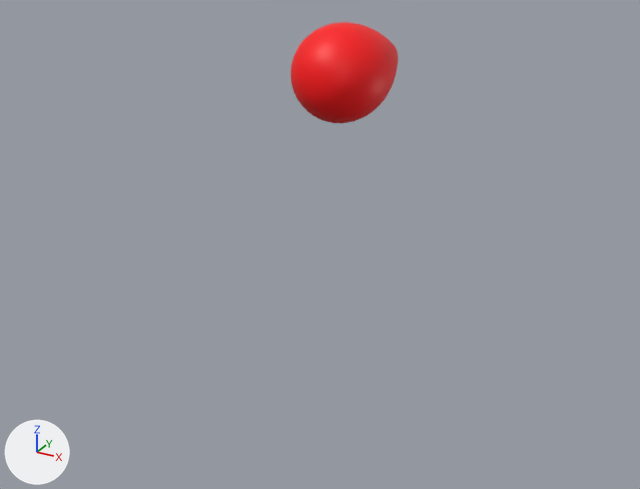
An edit to the Blender file Assets/Blender Files/Blend Files/Blood Drop.blend, drawn before and after from the same camera.
Rendered twice from a camera (50 mm lens) standing at (8.48, -16.63, 4.17) and looking at (-0.16, -0.93, -3.68). Arrows for +X, +Y and +Z are at lower left; the lights stay in place.

In view in the first picture: 'Blood Drop Mesh'.
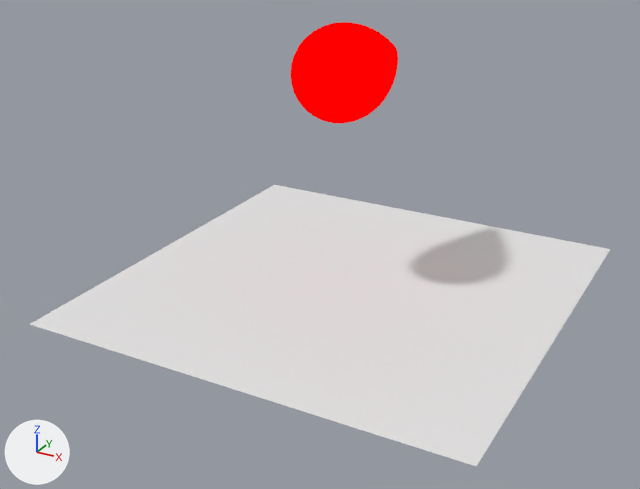
Where the change shows, as pixel boxes (x1, y1, x2, y2) in the pictures (640 x 489 px):
'Plane', added: after (30, 185, 610, 466)
'Blood Drop Mesh', recoloured: (291, 22, 398, 123) in both

What changed in the scene script:
```text
Change mat_blood_drop_material:
    mat_blood_drop_material: principled_material('Blood Drop Material') -> emission_material('Blood Drop Material')
    mat_blood_drop_material.base_color: (1.0, 0.0, 0.0018) -> (1.0, 0.0, 0.0)  # red #ff0006 -> red #ff0000
Add me_plane:
    me_plane.from_pydata([(-1.0, -1.0, 0.0), (1.0, -1.0, 0.0), (-1.0, 1.0, 0.0), (1.0, 1.0, 0.0)], [], [(0, 1, 3, 2)])
Add ob_plane:
    ob_plane = bpy.data.objects.new('Plane', me_plane)
    ob_plane.location = (0.0, 0.0, -5.0)
    ob_plane.scale = (5.0, 5.0, 5.0)
```
